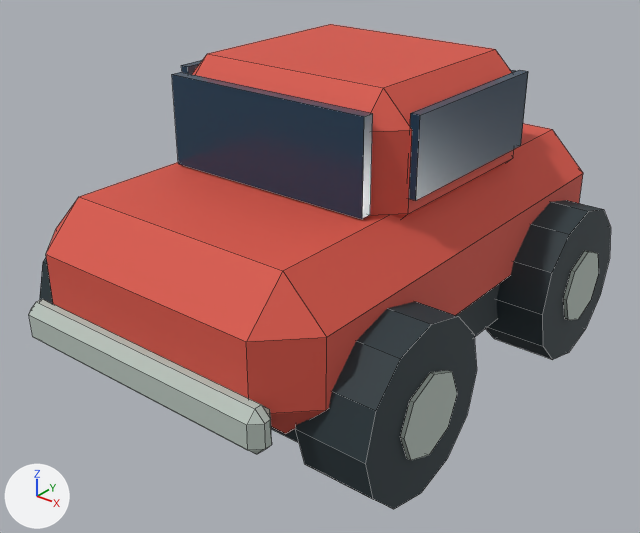
One commit to the Blender file art/source/sport.blend: the scene before it, then after it.
Both versions are drawn from a camera (50 mm lens) standing at (1.106, -1.452, 1.087) and looking at (0.006, -0.077, 0.235). The axes (+X, +Y, +Z) are drawn at lower left. The lights are the same throughout. The picture after the commit comes second. Mesh edges are drawn as thin lines.

Script lines for the objects in view, before the commit:
```python
ob_body = bpy.data.objects.new('Body', me_cube_045)
ob_body.location = (0.0, 0.0, 0.3)
ob_bumper = bpy.data.objects.new('Bumper', me_cube_051)
ob_bumper.location = (0.0, -0.59, 0.22)
ob_cabin = bpy.data.objects.new('Cabin', me_cube_046)
ob_cabin.location = (0.0, 0.04, 0.54)
ob_hub_002 = bpy.data.objects.new('Hub.002', me_cone_085)
ob_hub_002.location = (0.448, -0.32, 0.17)
ob_hub_002.rotation_euler = (1.571, 0.0, 1.571)  # degrees (90, 0, 90)
ob_hub_003 = bpy.data.objects.new('Hub.003', me_cone_087)
ob_hub_003.location = (0.448, 0.32, 0.17)
ob_hub_003.rotation_euler = (1.571, 0.0, 1.571)  # degrees (90, 0, 90)
ob_tire_002 = bpy.data.objects.new('Tire.002', me_cone_084)
ob_tire_002.location = (0.365, -0.32, 0.17)
ob_tire_002.rotation_euler = (1.571, 0.0, 1.571)  # degrees (90, 0, 90)
# also in view: 'Front windshield' at (0.0, -0.235, 0.56); 'Tire.003' at (0.365, 0.32, 0.17); 'Chassis' at (0.0, 0.0, 0.18); 'Side window.001' at (0.29, 0.04, 0.57)
```
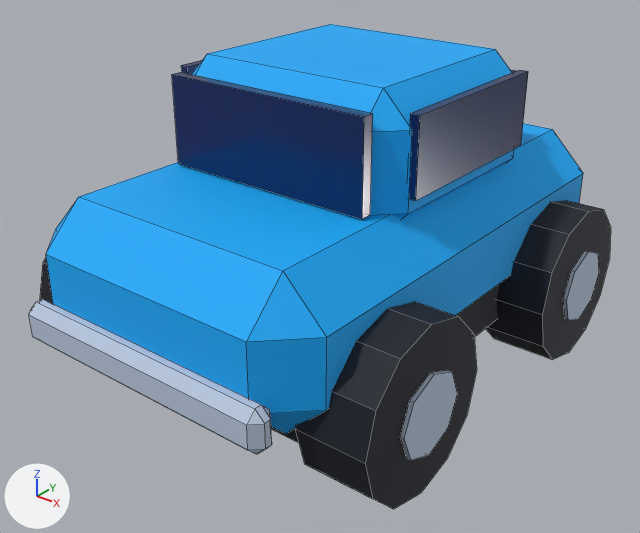
Where the change shows, as pixel boxes [x1, y1, x2, y2] in the pictures (640 x 533 px):
'Body', recoloured (red to blue): [46, 123, 583, 434] in both
'Cabin', recoloured (red to blue): [192, 24, 514, 218] in both
'Bumper', recoloured (light grey to blue): [29, 299, 272, 454] in both
'Hub.002', recoloured: [400, 370, 457, 460] in both
'Hub.003', recoloured: [563, 251, 599, 320] in both

The change, as a list of edits to the scene's bpy script:
```text
Change mat_red:
    mat_red.base_color: (0.694, 0.0908, 0.0612) -> (0.847, 0.00605, 0.0382)  # red #d95546 -> red #ed1237
Change mat_hub:
    mat_hub.base_color: (0.479, 0.552, 0.503) -> (0.485, 0.578, 0.723)  # light grey #b8c4bc -> blue #b9c8dd
Add mat_blue:
    mat_blue = principled_material('blue')
    mat_blue.base_color = (0.0, 0.402, 0.956)  # blue #00aafa
    mat_blue.roughness = 0.72
Change me_cube_045:
    where me_cube_045.from_pydata(...)  # 24 vertices, 26 faces; spans x -0.35..0.35, y -0.58..0.58, z -0.16..0.16
    remove me_cube_045.materials.append(mat_red)  # red #d95546
    add me_cube_045.materials.append(mat_blue)  # blue #00aafa
Change me_cube_046:
    where me_cube_046.from_pydata(...)  # 24 vertices, 26 faces; spans x -0.285..0.285, y -0.27..0.27, z -0.145..0.145
    remove me_cube_046.materials.append(mat_red)  # red #d95546
    add me_cube_046.materials.append(mat_blue)  # blue #00aafa
```
